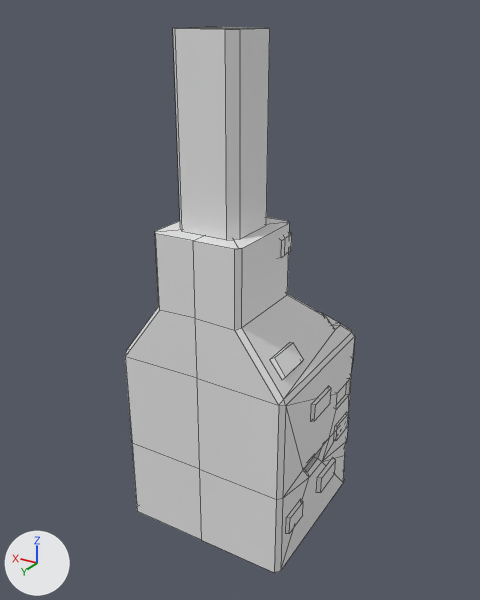
An edit to the FBX model Assets/Assetpacks/PolygonFantasyKingdom/Models/SM_Prop_Forge_02.fbx, drawn before and after from the same camera.
Camera for both pictures: a 50 mm lens placed at (-2.77, 4.78, 4.47), pointed at (0.06, 0.07, 2.12). Every picture has the same lights, and +X, +Y and +Z are marked at lower left. Mesh edges are drawn as thin lines. Materials are left out; every surface is plain grey. Where no turn or scale is listed for an object, it has been applied to the vertices.

Names of what the first picture shows: 'SM_Prop_Forge_02', 'SM_Prop_Forge_02_Flue'.
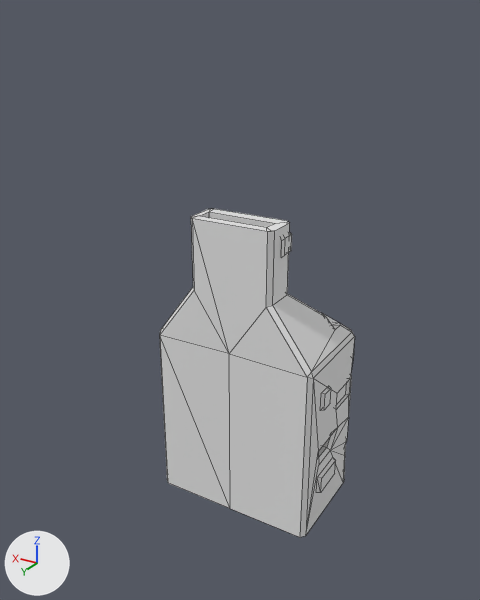
What differs and where, as boxes (x1, y1, x2, y2) in the pictures (480 x 600 px; the box of a moved part takes in the faces that stretch with it):
'SM_Prop_Forge_02', reshaped (15% narrower, 8% shorter)
    before: (125, 217, 355, 573)
    after: (159, 209, 355, 537)
'SM_Prop_Forge_02_Flue', deleted
    before: (173, 27, 270, 240)
part 1 of me_mesh, deleted
    before: (286, 500, 303, 534)
part 2 of me_mesh, deleted
    before: (335, 413, 348, 441)
part 3 of me_mesh, deleted
    before: (272, 342, 303, 379)
part 4 of me_mesh, moved or reshaped
    before: (125, 217, 349, 573)
    after: (159, 209, 349, 537)

Edits to the bpy script that builds the scene:
```text
Change me_mesh:
    used by ob_sm_prop_forge_02; location = (0.0, 0.0, 0.0)
    remove me_mesh.from_pydata(...)  # 492 vertices, 488 faces; spans x -0.83..0.83, y -0.85..0.85, z 0.0..2.9
    add me_mesh.from_pydata(...)  # 431 vertices, 450 faces; spans x -0.83..0.83, y -0.85..0.35, z 0.0..2.9
    me_mesh part 1: the loose piece of 8 vertices spanning x -0.82..-0.79, y 0.43..0.71, z 0.35..0.52 is deleted
    me_mesh part 2: the loose piece of 8 vertices spanning x -0.81..-0.79, y -0.55..-0.27, z 0.71..0.88 is deleted
    me_mesh part 3: the loose piece of 8 vertices spanning x -0.73..-0.59, y 0.34..0.69, z 1.83..2.0 is deleted
    me_mesh part 4
    48 vertices are removed from x -0.8..0.8, y -0.65..0.85, z 0.0..2.9
    94 faces are deleted
    20 vertices in x -0.8..0.8, y 0.63..0.85, z 0.0..2.9 move by (0.0, -0.5, 0.0)
    18 vertices in x -0.83..0.83, y -0.13..0.45, z 0.66..2.63 move by (0.0, -0.2, 0.0)
    3 vertices in x -0.76..0.34, y 0.04..0.4, z 0.69..2.66 move by (0.0, -0.21, 0.0)
    14 vertices move from x -0.8..0.77, y -0.29..0.63, z 0.68..2.9 to x -0.8..0.78, y -0.27..0.26, z 0.68..2.9
    19 vertices are added at x -0.8..0.77, y -0.26..0.35, z 0.0..2.9
    76 new faces join them
Remove ob_sm_prop_forge_02_flue:
    ob_sm_prop_forge_02_flue = bpy.data.objects.new('SM_Prop_Forge_02_Flue', me_mesh_001)
    ob_sm_prop_forge_02_flue.location = (0.0, 0.421, 2.903)
```
